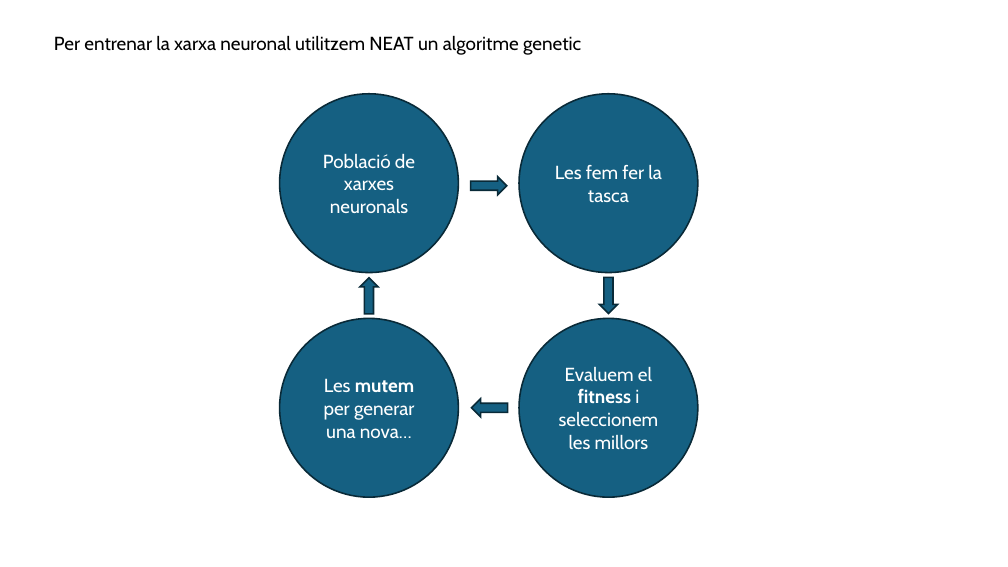
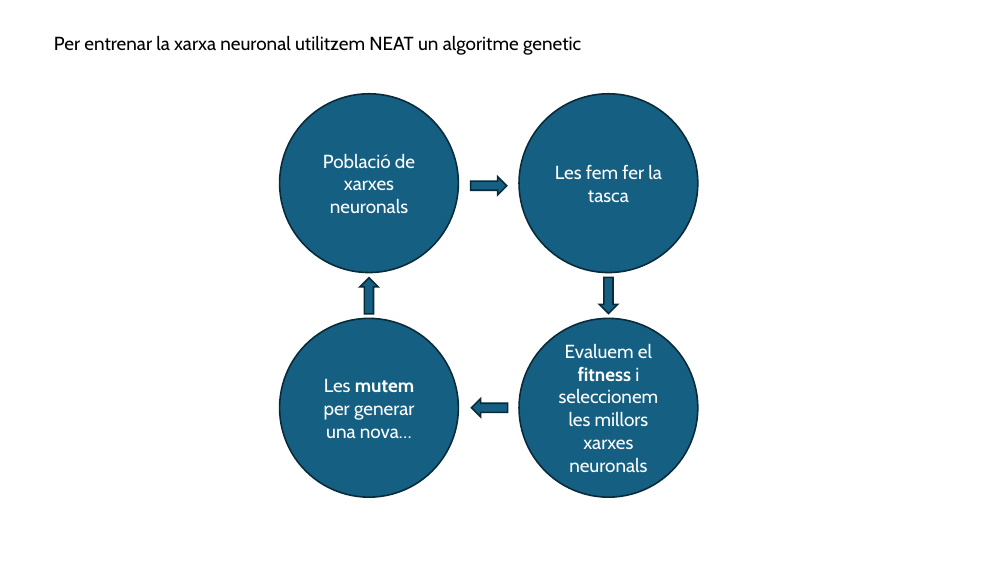
Before and after one commit to FerrerJan/Treball-de-Recerca-IA, a slide deck: slide 2 of TR_ESCRIT/PPT_Marc.pptx. Drawn at 1008x567 pixels with LibreOffice and Linux fonts; fonts in the diff are those of the drawing. Boxes give left, top, right and bottom in pixels: in the first picture for what was removed or moved away, otherwise in the second. Text is boxed around its words. In the diff, an @@ line names an element or a change of style, - is before the commit and + after.

Commit message:
update ppts

```diff
--- a/TR_ESCRIT/PPT_Marc.pptx
+++ b/TR_ESCRIT/PPT_Marc.pptx
@@ text in ellipse at bbox=[559, 344, 659, 472]: text changed @@
-Evaluem el fitness i seleccionem les millors
+Evaluem el fitness i seleccionem les millors xarxes neuronals
```
Also in this commit, not shown: 5 slides added.
